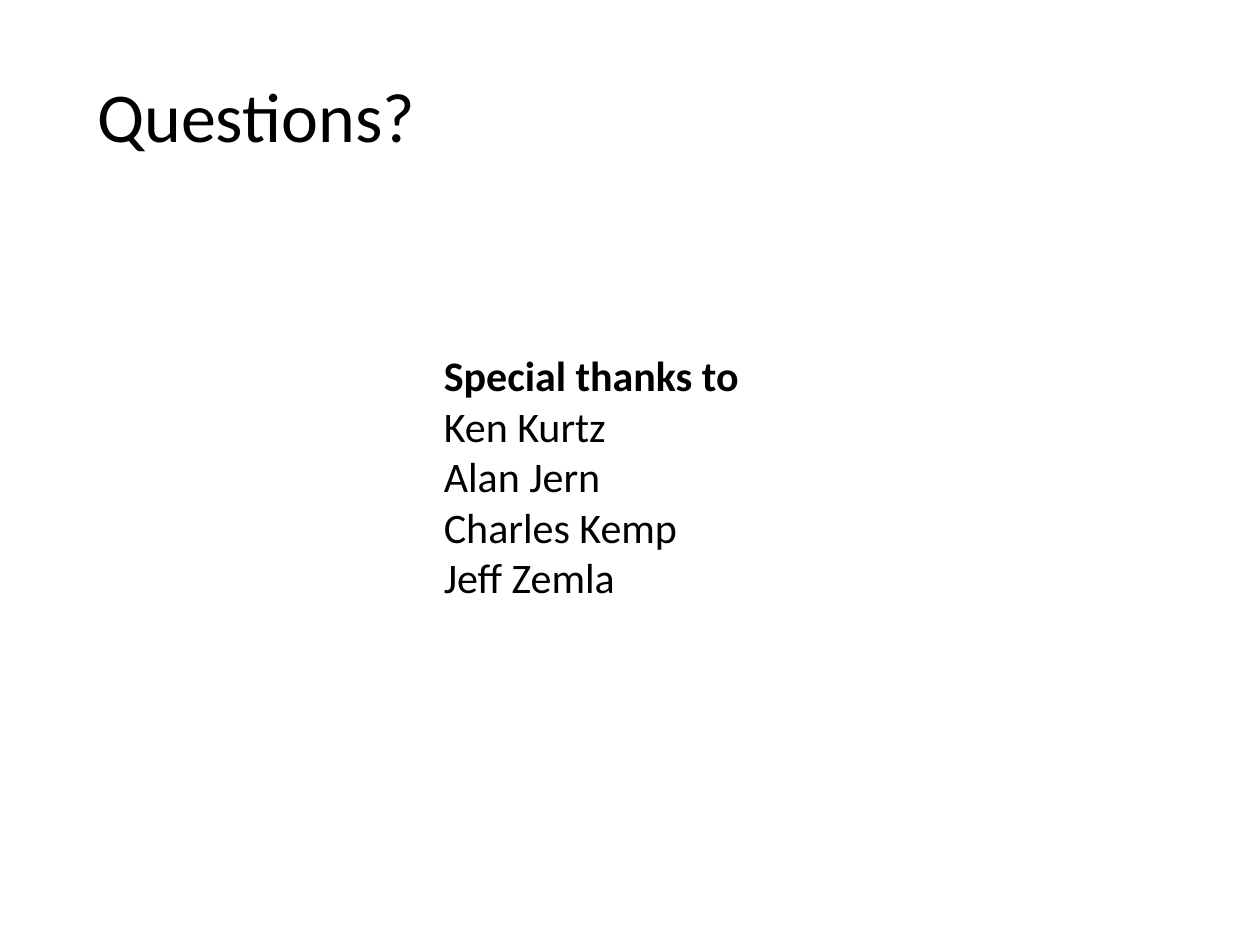
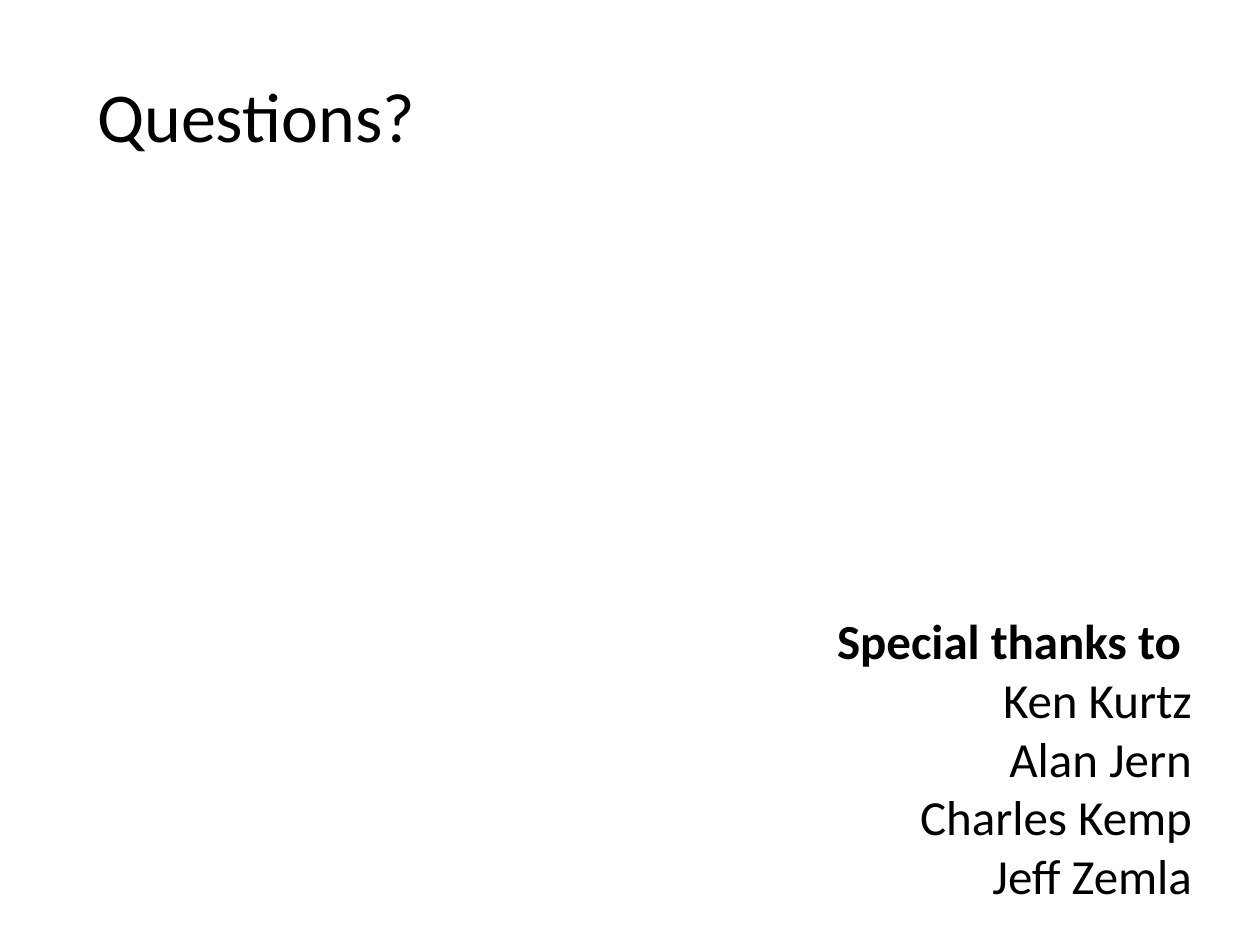
Before and after one commit to AusterweilLab/generating_categories, a slide deck: slide 52 of Presentations/ccn-bbag-march-2-2017.pptx. Drawn at 1260x945 pixels with LibreOffice and Linux fonts; fonts in the diff are those of the drawing. Boxes give left, top, right and bottom in pixels: in the first picture for what was removed or moved away, otherwise in the second. Text is boxed around its words. In the diff, an @@ line names an element or a change of style, - is before the commit and + after.

```diff
--- a/Presentations/ccn-bbag-march-2-2017.pptx
+++ b/Presentations/ccn-bbag-march-2-2017.pptx
@@ text "Special thanks to": place and size @@
-text "Special thanks to" at <box>444,361,739,594</box>
+text "Special thanks to" at <box>837,624,1192,895</box>
@@ text "Special thanks to" at <box>837,624,1192,895</box>: size 24 to 28 pt; alignment left to right @@
```
Also in this commit, not shown: 6 other slides changed, 3 slides removed, 1 other file.
